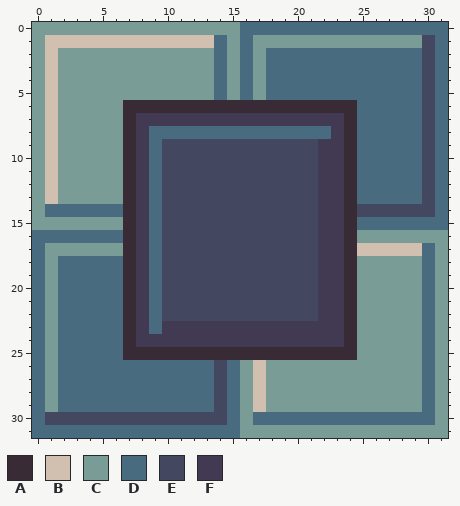
One commit to this pixel-art file: assets/art/plate_off.aseprite. The first picture shows the starting point.
32x32 pixels, 1 frame.
Palette (. is transparent): A #392b35  B #d1bfb0  C #7a9c96  D #486b7f  E #444760  F #423952
The same view after the edit:
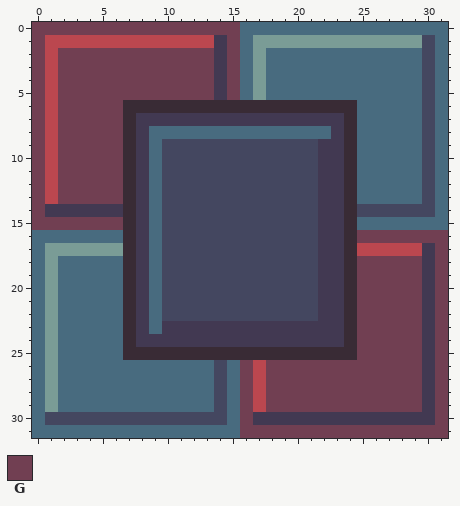
Colours new in this view: G #713f52
Difference:
layer "Layer 2" added
Colour B changes from #d1bfb0 to #bb474f.
Layer "Layer 1":
The edit turns colour D into colour F in rows 1 to 5 at x 14; in row 14 at x 1 to 6; in rows 17 to 29 at x 30; in row 30 at x 17 to 30.
The edit turns colour C into colour G in row 0 at x 0 to 15; in row 1 at x 0 and 15; in rows 2 to 5 at x 0, 2 to 13 and 15; in rows 6 to 13 at x 0 and 2 to 6; in row 14 at x 0; in row 15 at x 0 to 6.
The edit turns colour C into colour G in row 16 at x 25 to 31; in row 17 at x 31; in rows 18 to 25 at x 25 to 29 and 31; in rows 26 to 29 at x 16, 18 to 29 and 31; in row 30 at x 16 and 31; in row 31 at x 16 to 31.
Where, in picture pixels (left, top, right, bottom), the same in both pictures:
changed: (32, 22, 240, 230)
changed: (240, 230, 448, 438)
